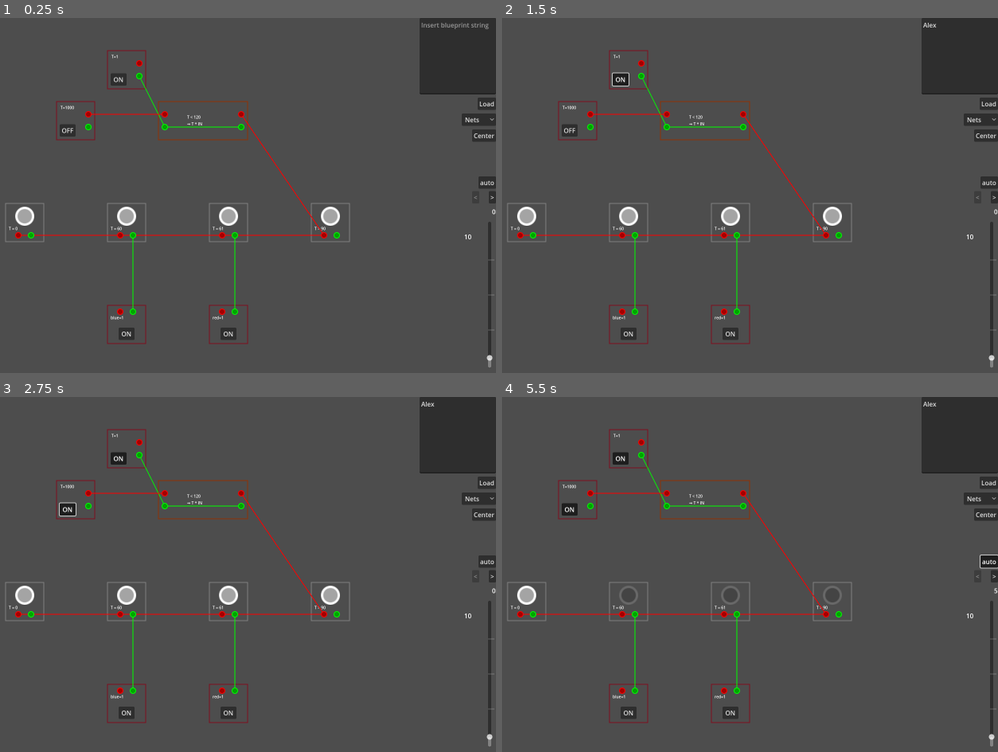
Above: before the commit, frames 1-4 (two rows, left to right).
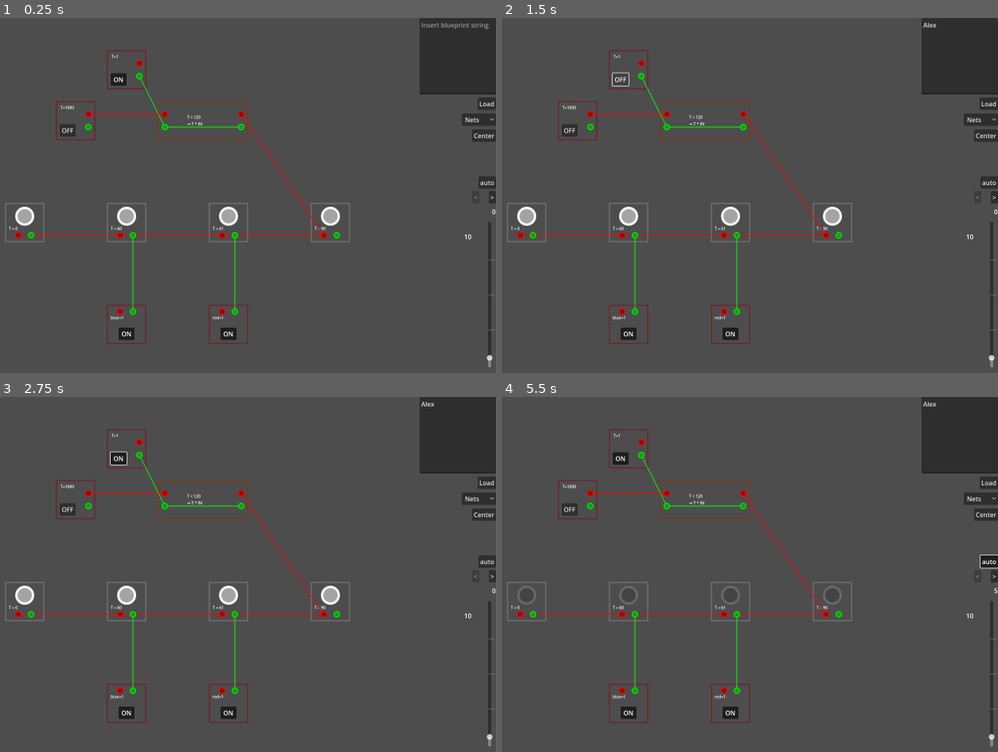
Above: after the commit, the same moments.

Repository: jlaunonen/factsim
Game: Godot game, scene res://main.tscn
Same seed, same stepped clock (60 frames per second), same inputs: the game is played once before the commit and once after it.
Inputs (mouse positions are in pixels of both pictures, inside the frame that each line leads up to):
- Up to frame 1 (0.25 s): no input
- Up to frame 2 (1.5 s): click (958, 57) at 0.52 s; type "Alex" at 0.6 s; click "ON" at 1.25 s
- Up to frame 3 (2.75 s): click "OFF" at 2 s
- Up to frame 4 (5.5 s): click "Nets" at 2.75 s; click "Center" at 3.5 s; click ">" at 4.25 s; click "auto" at 5 s

The runs differ from the first frame. In frame 1, less than 0.1% of the frame differs, in the area x 22-47%, y 16-90%; in frame 2, 0.1%; in frame 3, 0.1%; in frame 4, 0.2%, in the area x 3-47%, y 30-90%.

Commit message:
Fix initial CC button toggle state when it is ON
Just updating the text is not enough to change the toggle...

Diff:
--- a/entities/ConstantCombinator.gd
+++ b/entities/ConstantCombinator.gd
@@ -14,6 +14,7 @@
 func _setBtnText(enabled: bool):
 	_enabled = enabled
 	if btn != null:
+		btn.set_pressed_no_signal(enabled)
 		btn.text = "ON" if enabled else "OFF"
 
 
